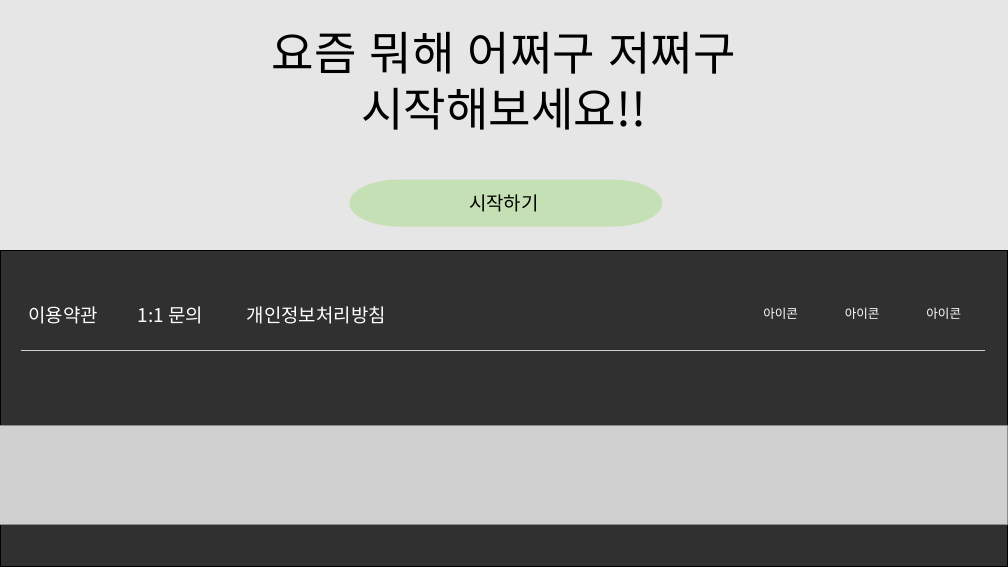
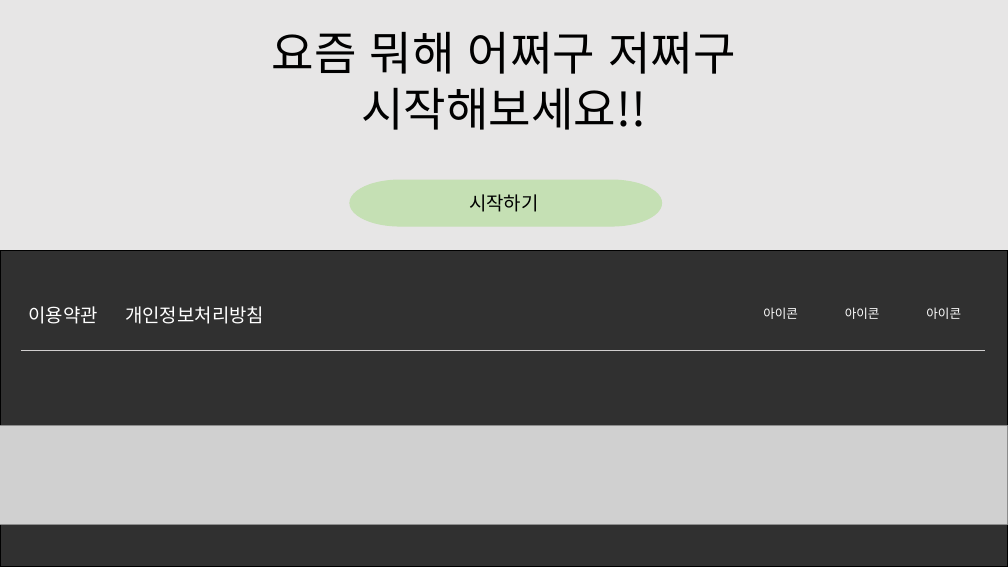
Before and after one commit to zizi3421/meeting_site_project01, a slide deck: slide 4 of PPT/인덱스 페이지.pptx. Drawn at 1008x567 pixels with LibreOffice and Linux fonts; fonts in the diff are those of the drawing; grey boxes stand for pictures. Boxes give left, top, right and bottom in pixels: in the first picture for what was removed or moved away, otherwise in the second. Text is boxed around its words. In the diff, an @@ line names an element or a change of style, - is before the commit and + after.

```diff
--- a/PPT/인덱스 페이지.pptx
+++ b/PPT/인덱스 페이지.pptx
@@ text "개인정보처리방침": place and size @@
-text "개인정보처리방침" at bbox=[247, 306, 386, 324]
+text "개인정보처리방침" at bbox=[125, 306, 264, 324]
@@ text removed at bbox=[138, 306, 203, 324] @@
-1:1 문의
```
Also in this commit, not shown: 1 other slide changed, 46 other files.
